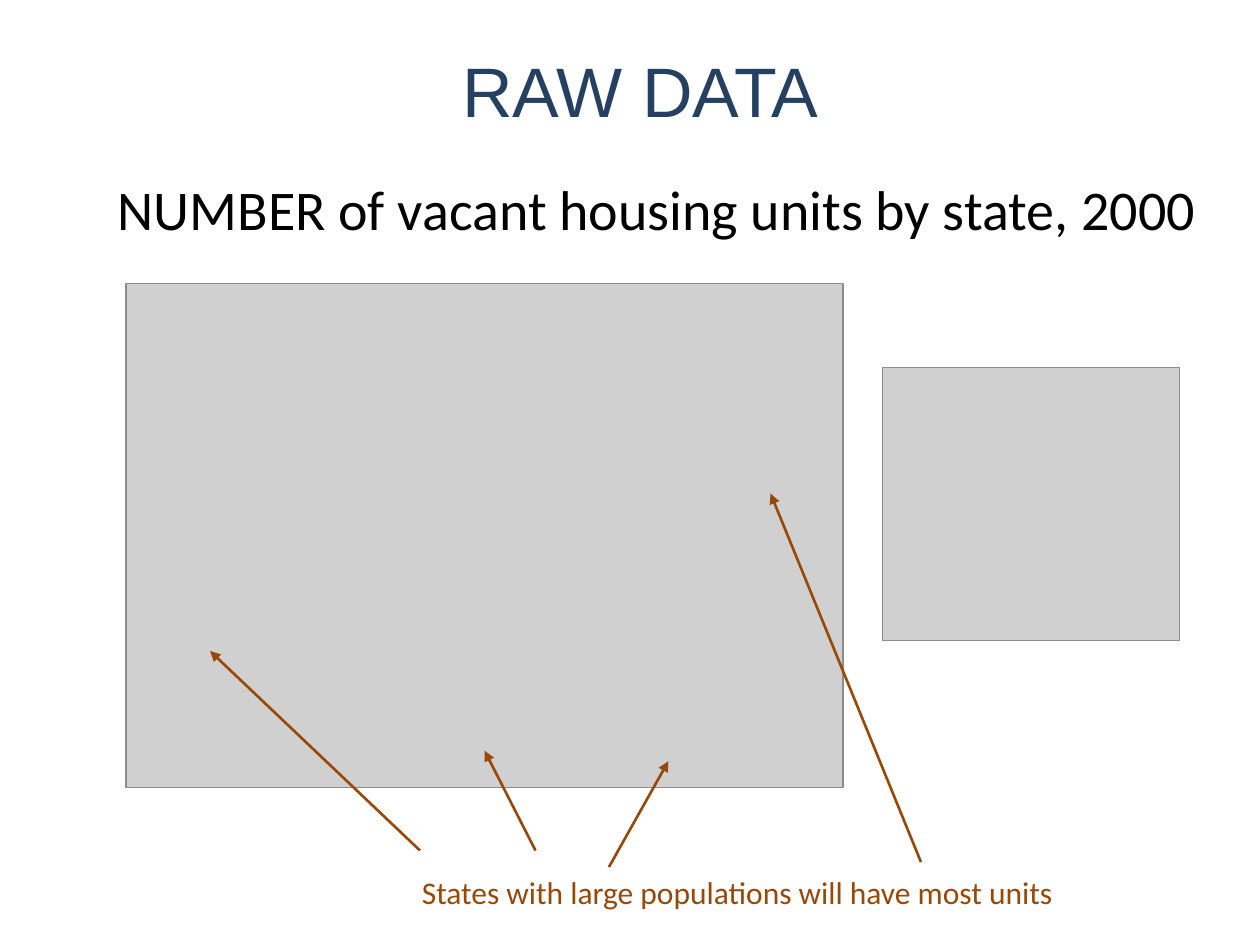
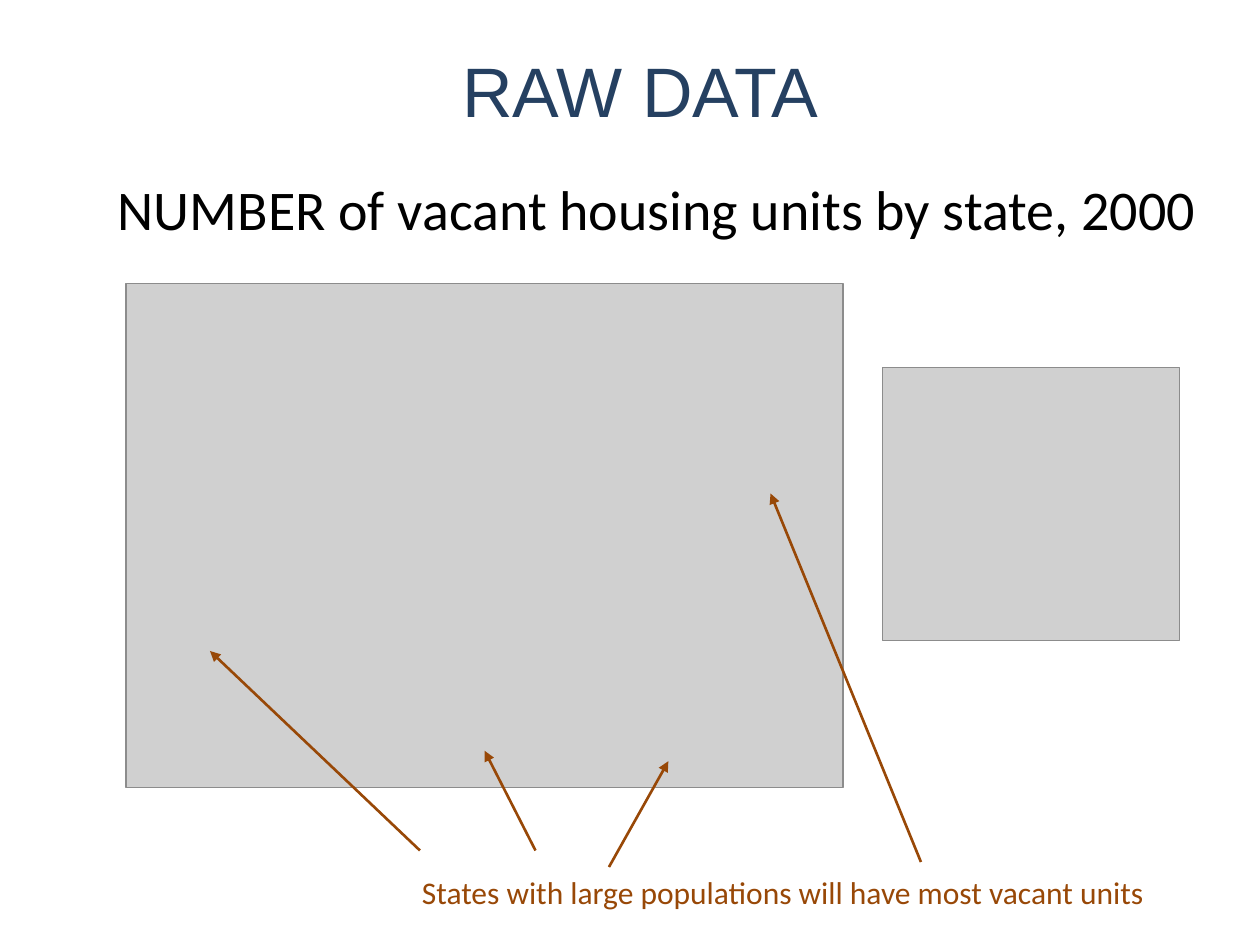
Before and after one commit to DS4PS/cpp-529-fall-2020, a slide deck: slide 37 of lectures/p-05-visual-narrative.pptx (slide 29 before the commit). Drawn at 1260x945 pixels with LibreOffice and Linux fonts; fonts in the diff are those of the drawing; grey boxes stand for pictures. Boxes give left, top, right and bottom in pixels: in the first picture for what was removed or moved away, otherwise in the second. Text is boxed around its words. In the diff, an @@ line names an element or a change of style, - is before the commit and + after.

```diff
--- a/lectures/p-05-visual-narrative.pptx
+++ b/lectures/p-05-visual-narrative.pptx
@@ text at [422,882,1143,910]: text changed @@
-States with large populations will have most units
+States with large populations will have most vacant units
```
Also in this commit, not shown: 2 other slides changed, 13 slides added, 2 slides removed, 1 other file.
